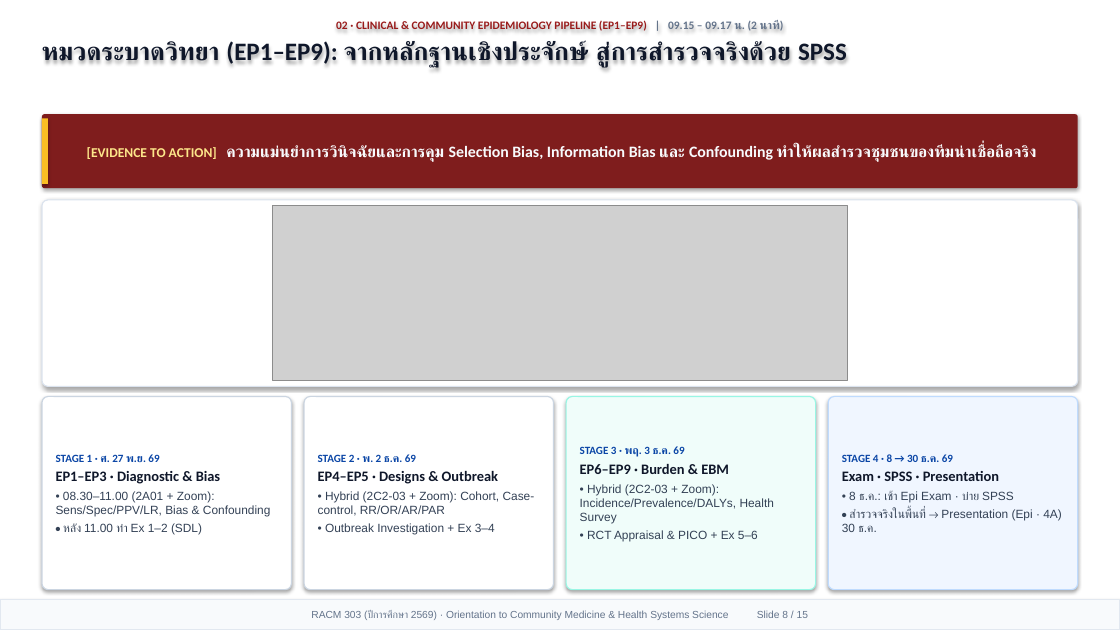
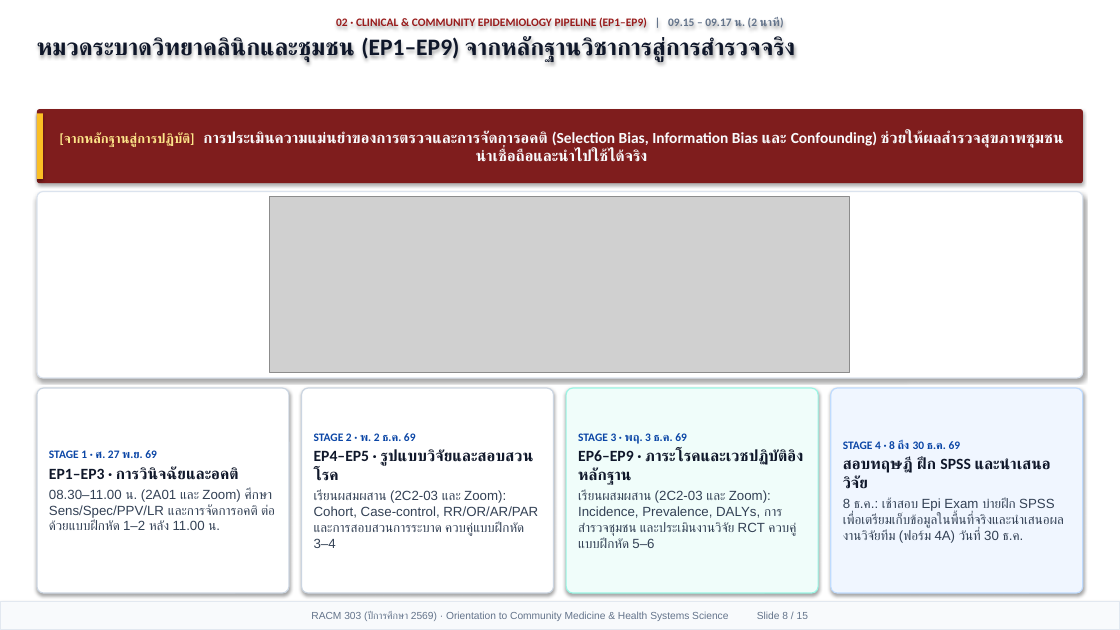
Before and after one commit to smartwoo/racm303-2569-faculty-member, a slide deck: slide 8 of exports/pptx/RACM303_2569_Orientation_Slides.pptx. Drawn at 1120x630 pixels with LibreOffice and Linux fonts; fonts in the diff are those of the drawing; grey boxes stand for pictures. Boxes give left, top, right and bottom in pixels: in the first picture for what was removed or moved away, otherwise in the second. Text is boxed around its words. In the diff, an @@ line names an element or a change of style, - is before the commit and + after.

```diff
--- a/exports/pptx/RACM303_2569_Orientation_Slides.pptx
+++ b/exports/pptx/RACM303_2569_Orientation_Slides.pptx
@@ text at (x1=37, y1=36, x2=795, y2=62): text changed; size 21.5 to 20.2 pt @@
-หมวดระบาดวิทยา (EP1–EP9): จากหลักฐานเชิงประจักษ์ สู่การสำรวจจริงด้วย SPSS
+หมวดระบาดวิทยาคลินิกและชุมชน (EP1–EP9) จากหลักฐานวิชาการสู่การสำรวจจริง
@@ rectangle moved from (x1=42, y1=118, x2=48, y2=184) to (x1=37, y1=113, x2=43, y2=179) @@
@@ rounded rectangle "[จากหลักฐานสู่การปฏิบัติ] การประเมินความแม่นยำของการตรวจและก ..." resized from (x1=42, y1=114, x2=1078, y2=188) to (x1=37, y1=109, x2=1083, y2=183) @@
@@ text in rounded rectangle at (x1=60, y1=130, x2=1064, y2=162): text changed; size 13.6 to 13.2 pt @@
-[EVIDENCE TO ACTION] ความแม่นยำการวินิจฉัยและการคุม Selection Bias, Information Bias และ Confounding ทำให้ผลสำรวจชุมชนของทีมน่าเชื่อถือจริง
+[จากหลักฐานสู่การปฏิบัติ] การประเมินความแม่นยำของการตรวจและการจัดการอคติ (Selection Bias, Information Bias และ Confounding) ช่วยให้ผลสำรวจสุขภาพชุมชนน่าเชื่อถือและนำไปใช้ได้จริง
@@ rounded rectangle resized from (x1=42, y1=200, x2=1078, y2=386) to (x1=37, y1=192, x2=1083, y2=378) @@
@@ picture resized from (x1=272, y1=206, x2=847, y2=381) to (x1=270, y1=197, x2=850, y2=373) @@
@@ rounded rectangle "STAGE 1 · ศ. 27 ..." resized from (x1=42, y1=397, x2=292, y2=590) to (x1=37, y1=388, x2=289, y2=593) @@
@@ rounded rectangle "STAGE 2 · พ. 2 ..." resized from (x1=304, y1=397, x2=554, y2=590) to (x1=302, y1=388, x2=554, y2=593) @@
@@ rounded rectangle "STAGE 3 · พฤ. 3 ..." resized from (x1=566, y1=397, x2=816, y2=590) to (x1=566, y1=388, x2=818, y2=593) @@
@@ rounded rectangle "STAGE 4 · 8 ถึง ..." resized from (x1=828, y1=397, x2=1078, y2=590) to (x1=831, y1=388, x2=1083, y2=593) @@
@@ text in rounded rectangle at (x1=314, y1=449, x2=538, y2=548): text changed; size 10.2 to 11.4 pt @@
-EP4–EP5 · Designs & Outbreak
-• Hybrid (2C2-03 + Zoom): Cohort, Case-control, RR/OR/AR/PAR
-• Outbreak Investigation + Ex 3–4
+EP4–EP5 · รูปแบบวิจัยและสอบสวนโรค
+เรียนผสมผสาน (2C2-03 และ Zoom): Cohort, Case-control, RR/OR/AR/PAR และการสอบสวนการระบาด ควบคู่แบบฝึกหัด 3–4
@@ text in rounded rectangle at (x1=314, y1=433, x2=416, y2=441): size 9.5 to 9.8 pt in "STAGE 2 · พ. 2 ธ.ค. 69" @@
@@ text in rounded rectangle at (x1=578, y1=449, x2=803, y2=548): text changed; size 10.2 to 11.4 pt @@
-EP6–EP9 · Burden & EBM
-• Hybrid (2C2-03 + Zoom): Incidence/Prevalence/DALYs, Health Survey
-• RCT Appraisal & PICO + Ex 5–6
+EP6–EP9 · ภาระโรคและเวชปฏิบัติอิงหลักฐาน
+เรียนผสมผสาน (2C2-03 และ Zoom): Incidence, Prevalence, DALYs, การสำรวจชุมชน และประเมินงานวิจัย RCT ควบคู่แบบฝึกหัด 5–6
@@ text in rounded rectangle at (x1=578, y1=433, x2=687, y2=444): size 9.5 to 9.8 pt in "STAGE 3 · พฤ. 3 ธ.ค. 69" @@
@@ text in rounded rectangle at (x1=843, y1=440, x2=1064, y2=543): text changed; size 10.2 to 11.4 pt @@
-STAGE 4 · 8 → 30 ธ.ค. 69
-Exam · SPSS · Presentation
-• 8 ธ.ค.: เช้า Epi Exam · บ่าย SPSS
-• สำรวจจริงในพื้นที่ → Presentation (Epi · 4A) 30 ธ.ค.
+STAGE 4 · 8 ถึง 30 ธ.ค. 69
+สอบทฤษฎี ฝึก SPSS และนำเสนอวิจัย
+8 ธ.ค.: เช้าสอบ Epi Exam บ่ายฝึก SPSS เพื่อเตรียมเก็บข้อมูลในพื้นที่จริงและนำเสนอผลงานวิจัยทีม (ฟอร์ม 4A) วันที่ 30 ธ.ค.
@@ text in rounded rectangle at (x1=49, y1=466, x2=275, y2=530): text changed; size 10.2 to 11.4 pt @@
-EP1–EP3 · Diagnostic & Bias
-• 08.30–11.00 (2A01 + Zoom): Sens/Spec/PPV/LR, Bias & Confounding
-• หลัง 11.00 ทำ Ex 1–2 (SDL)
+EP1–EP3 · การวินิจฉัยและอคติ
+08.30–11.00 น. (2A01 และ Zoom) ศึกษา Sens/Spec/PPV/LR และการจัดการอคติ ต่อด้วยแบบฝึกหัด 1–2 หลัง 11.00 น.
@@ text in rounded rectangle at (x1=49, y1=450, x2=157, y2=458): size 9.5 to 9.8 pt in "STAGE 1 · ศ. 27 พ.ย. 69" @@
```
Also in this commit, not shown: 13 other slides changed, 1 slide added, 1 slide removed, 5 other files.
